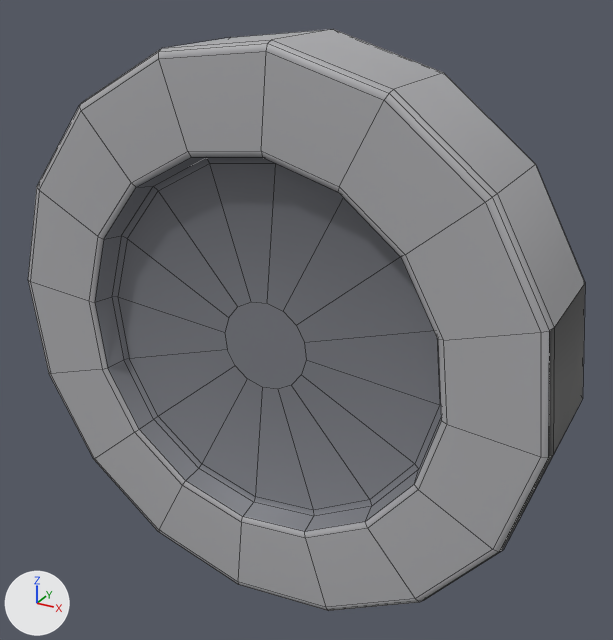
The FBX model RhythmiCar_Unity/Assets/Resources/Prefabs/Items/model/coin_silver.fbx as it was, and as the next commit left it.
Both versions are drawn from a camera (50 mm lens) standing at (0.00632, -0.00789, 0.06747) and looking at (-0.00018, 0.00392, 0.06156). The lights are fixed; the arrows at lower left show +X, +Y and +Z. Mesh edges are drawn as thin lines. Where no turn or scale is listed for an object, it has been applied to the vertices.

Names of what the first picture shows: 'coin_silver'.
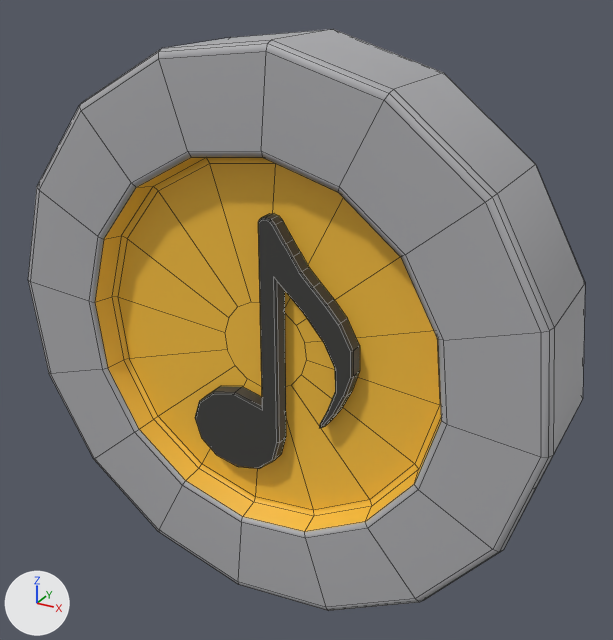
The newer file is also turned or shifted as a whole; pictures and numbers use the older file's frame.

Scene script edits in JSON lines:
```json
{"op": "add", "block": "mat_black_002", "code": ["mat_black_002 = principled_material('black.002')", "mat_black_002.base_color = (0.0482, 0.0482, 0.0452)  # black #3e3e3c", "mat_black_002.roughness = 0.553"]}
{"op": "add", "block": "mat_black_003", "code": ["mat_black_003 = principled_material('black.003')", "mat_black_003.base_color = (0.423, 0.423, 0.44)  # grey #aeaeb1", "mat_black_003.roughness = 0.553"]}
{"op": "add", "block": "mat_coin_g_001", "code": ["mat_coin_g_001 = principled_material('coin_G.001')", "mat_coin_g_001.base_color = (0.947, 0.533, 0.0466)  # yellow #f9c13d", "mat_coin_g_001.roughness = 0.553"]}
{"block": "me_coin_silver", "where": "# used by ob_coin_silver; location = (0.0, 0.0, 0.0)"}
{"op": "remove", "block": "me_coin_silver", "code": "me_coin_silver.from_pydata(...)  # 256 vertices, 242 faces; spans x -0.00543..0.00444, y 0.00257..0.00473, z 0.05643..0.0663"}
{"op": "add", "block": "me_coin_silver", "code": "me_coin_silver.from_pydata(...)  # 470 vertices, 388 faces; spans x -0.00543..0.00444, y 0.00257..0.00473, z 0.05643..0.0663"}
{"block": "me_coin_silver", "change": "me_coin_silver part 1: a new loose piece of 107 vertices spanning x -0.00186..0.00126, y 0.00278..0.00305, z 0.05896..0.06369, in mat_black_002 (black #3e3e3c)"}
{"block": "me_coin_silver", "change": "me_coin_silver part 2: 144 faces spanning x -0.00543..0.00444, y 0.00257..0.00473, z 0.05643..0.0663 switch from mat_backup_coin_s (picture img_coin_silver_diffuse_png) to mat_black_003 (grey #aeaeb1)"}
{"block": "me_coin_silver", "change": "me_coin_silver part 3: 98 faces spanning x -0.00379..0.0028, y 0.00263..0.00469, z 0.05807..0.06466 switch from mat_backup_coin_s (picture img_coin_silver_diffuse_png) to mat_coin_g_001 (yellow #f9c13d)"}
{"op": "add", "block": "me_coin_silver", "code": "me_coin_silver.materials.append(mat_black_002)  # black #3e3e3c"}
```

Location of each change, (x1, y1, x2, y2) in pixels of the pictures (613 x 640 px):
```json
{"part": 1, "of": "me_coin_silver", "change": "added", "after": [195, 213, 360, 469], "on screen": "black"}
{"part": 2, "of": "me_coin_silver", "change": "recoloured", "before": [91, 151, 585, 551], "after": [91, 151, 585, 551]}
{"part": 3, "of": "me_coin_silver", "change": "recoloured", "before": [95, 157, 441, 532], "after": [95, 157, 441, 532], "on screen": "grey to orange"}
```
